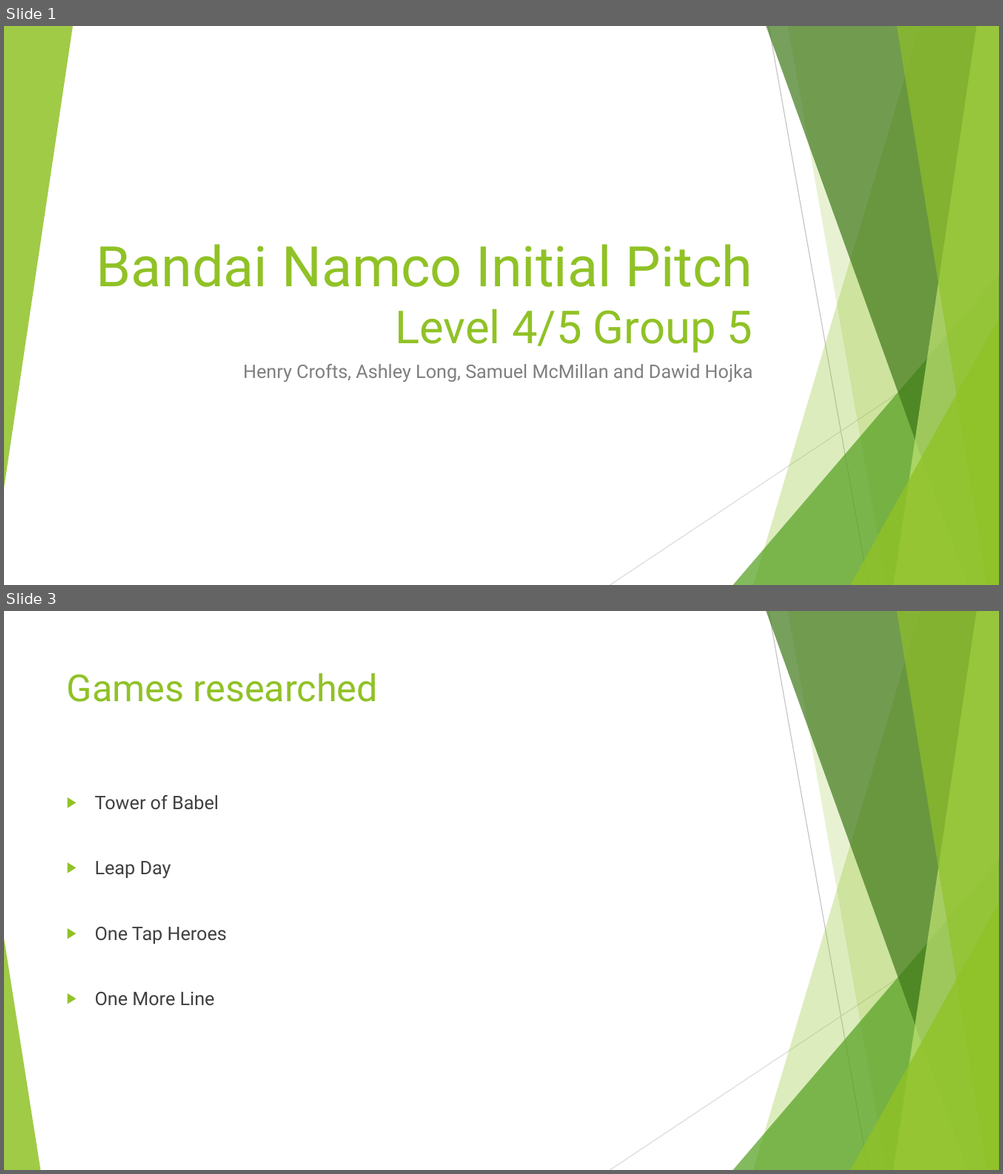
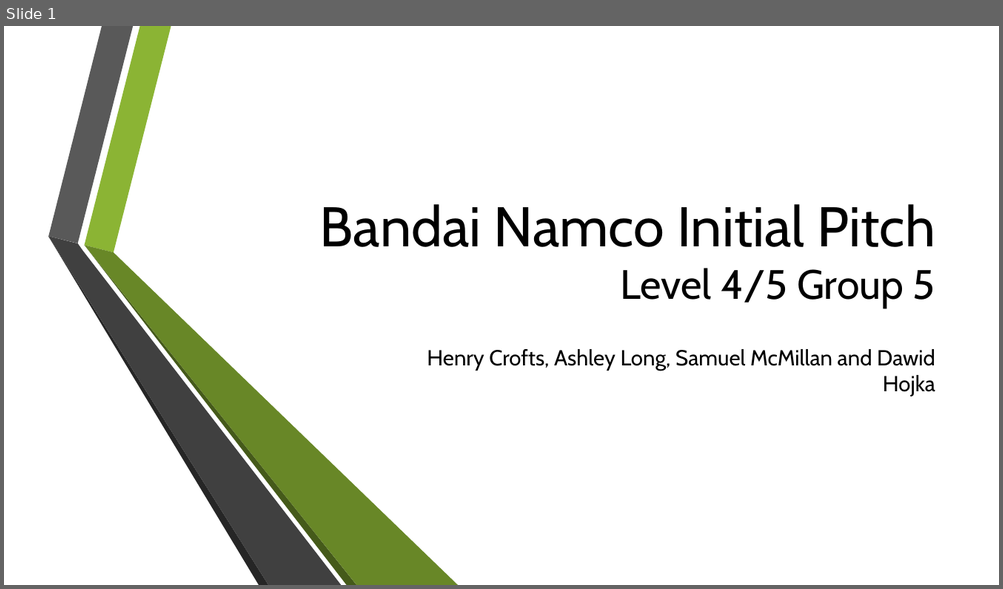
Before and after one commit to UoSGroupProjects1718/mgp-mpg-group-5, a slide deck: Management/Presentations/Initial presentation.pptx. Shown one above the other, each under a label of ours: slides 1 and 3 before the commit, slide 1 after it; the slides between them are not shown. The pictures are 1003x1174 and 1003x589 pixels, drawn with LibreOffice and Linux fonts; fonts in the diff are those of the drawing; background and template pictures are left out. Boxes give left, top, right and bottom in pixels: in the first picture for what was removed or moved away, otherwise in the second. Text is boxed around its words. In the diff, an @@ line names an element or a change of style, - is before the commit and + after.

Commit message:
Updated presentation
Henry

```diff
--- a/Management/Presentations/Initial presentation.pptx
+++ b/Management/Presentations/Initial presentation.pptx
@@ slide 3 removed at [4,611,999,1170], background #FFFFFF; not listed: 9 template elements that a slide beside it also shows @@
@@ title removed at [67,673,378,702] @@
-Games researched
@@ text removed at [95,795,227,1006] @@
-▶ Tower of Babel
-▶ Leap Day
-▶ One Tap Heroes
-▶ One More Line
@@ freeform shape removed at [4,939,40,1170] @@
@@ slide 1 changed as well @@
@@ group removed at [4,26,999,585]: 8 freeform shapes, 2 lines @@
@@ title "Bandai Namco Initial Pitch Level ...": place and size @@
-title "Bandai Namco Initial Pitch Level ..." at [96,244,753,353]
+title "Bandai Namco Initial Pitch Level ..." at [320,204,935,308]
@@ title "Bandai Namco Initial Pitch Level ..." at [320,204,935,308]: size 44 to 39.6 pt in "Level 4/5 Group 5"; font Roboto to Cabin, text colour #90C226 to #000000 @@
@@ group added at [48,26,458,585]: 6 freeform shapes @@
@@ subtitle "Henry Crofts, Ashley Long, Samuel ...": place and size @@
-subtitle "Henry Crofts, Ashley Long, Samuel ..." at [243,364,753,383]
+subtitle "Henry Crofts, Ashley Long, Samuel ..." at [427,349,935,397]
@@ subtitle "Henry Crofts, Ashley Long, Samuel ..." at [427,349,935,397]: size 18 to 21 pt, font Roboto to Cabin, text colour #7F7F7F to #000000 @@
```
Also in this commit, not shown: 2 other slides changed, 7 slides added, 7 other slides removed, 1 other file.
